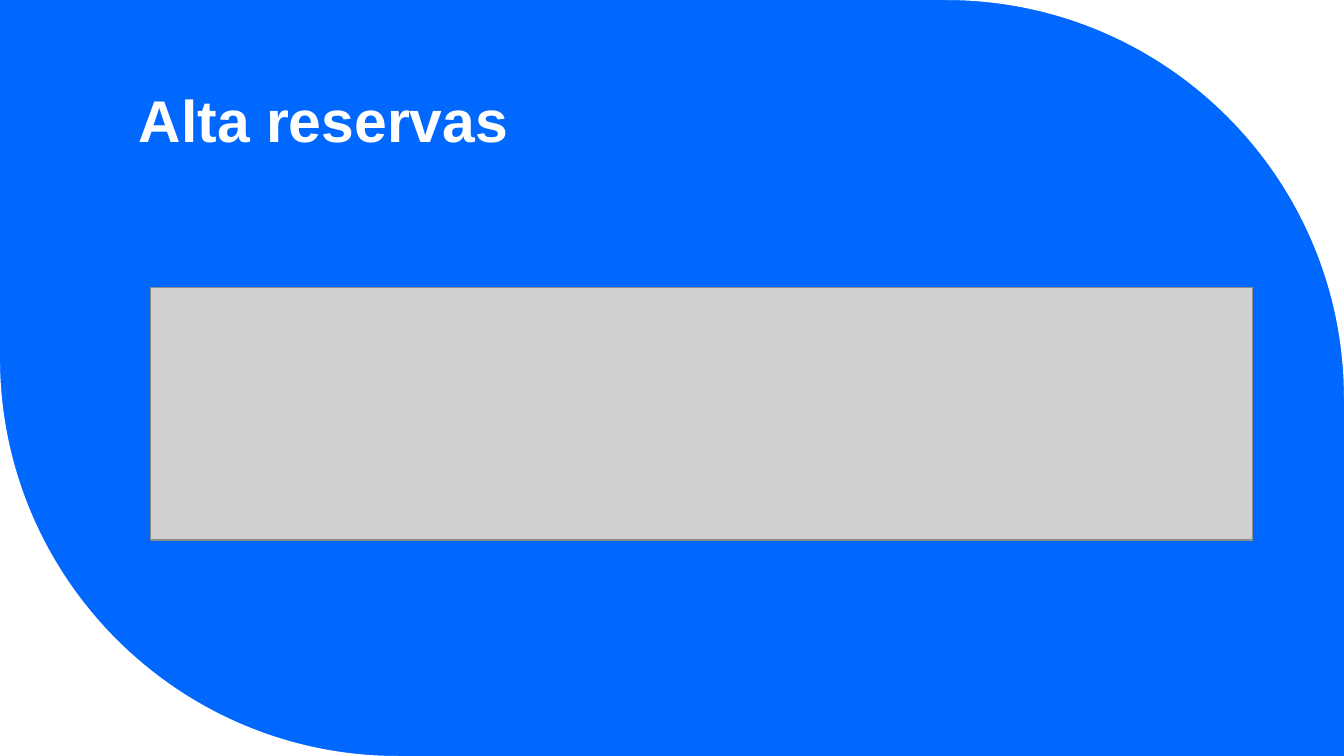
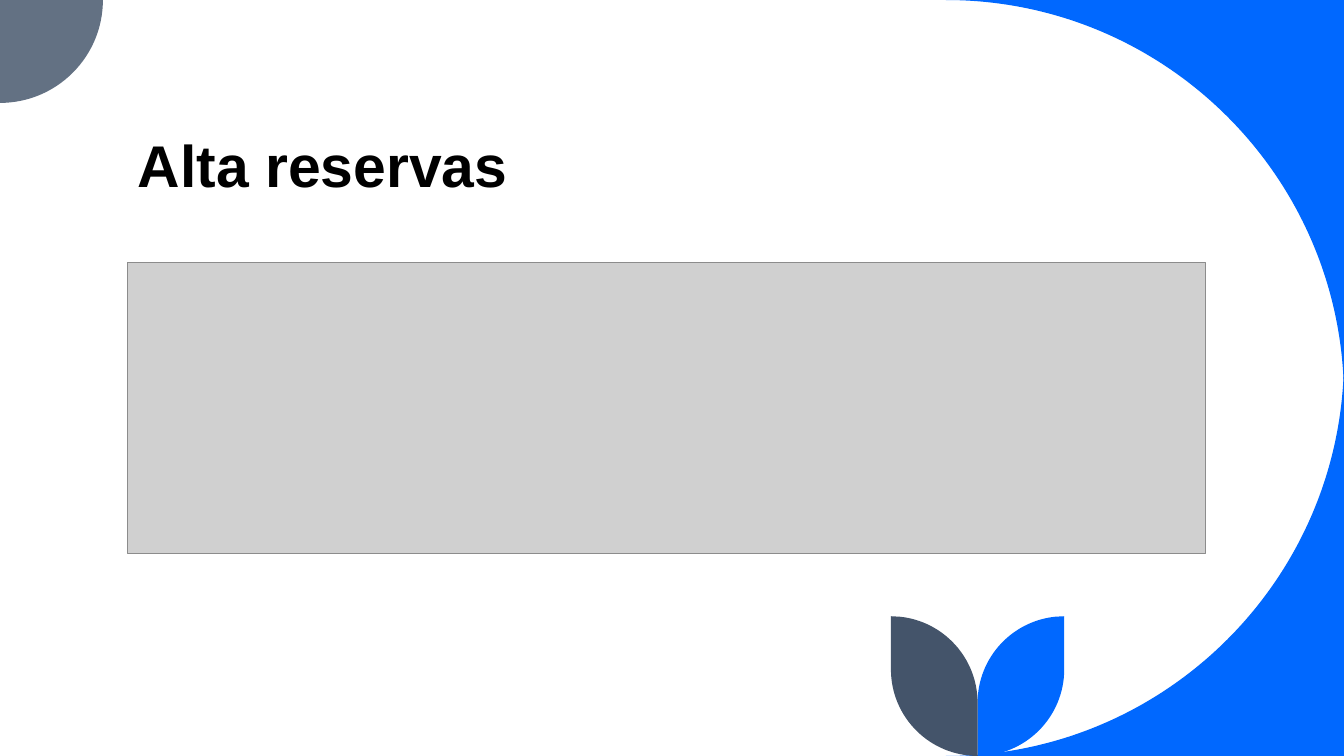
Before and after one commit to sleepyrazor/hotel-booking, a slide deck: slide 17 of Documentación/Book-IT-ing presentacion.pptx (slide 16 before the commit). Drawn at 1344x756 pixels with LibreOffice and Linux fonts; fonts in the diff are those of the drawing; grey boxes stand for pictures. Boxes give left, top, right and bottom in pixels: in the first picture for what was removed or moved away, otherwise in the second. Text is boxed around its words. In the diff, an @@ line names an element or a change of style, - is before the commit and + after.

Commit message:
update presentacion

```diff
--- a/Documentación/Book-IT-ing presentacion.pptx
+++ b/Documentación/Book-IT-ing presentacion.pptx
@@ background #0068FF to #FFFFFF @@
@@ title "Alta reservas": place and size @@
-title "Alta reservas" at [139,99,508,143]
+title "Alta reservas" at [138,144,507,188]
@@ title "Alta reservas" at [138,144,507,188]: text colour #FFFFFF to #000000 @@
@@ freeform shape at [946,0,1344,398]: fill #FFFFFF to #0068FF @@
@@ picture: place and size @@
-picture at [150,287,1253,539]
+picture at [128,262,1206,554]
@@ freeform shape removed at [0,358,398,756] @@
@@ group added at [0,0,1344,756]: 4 freeform shapes @@
```
Also in this commit, not shown: 7 other slides changed, 2 slides added, 1 other file.
